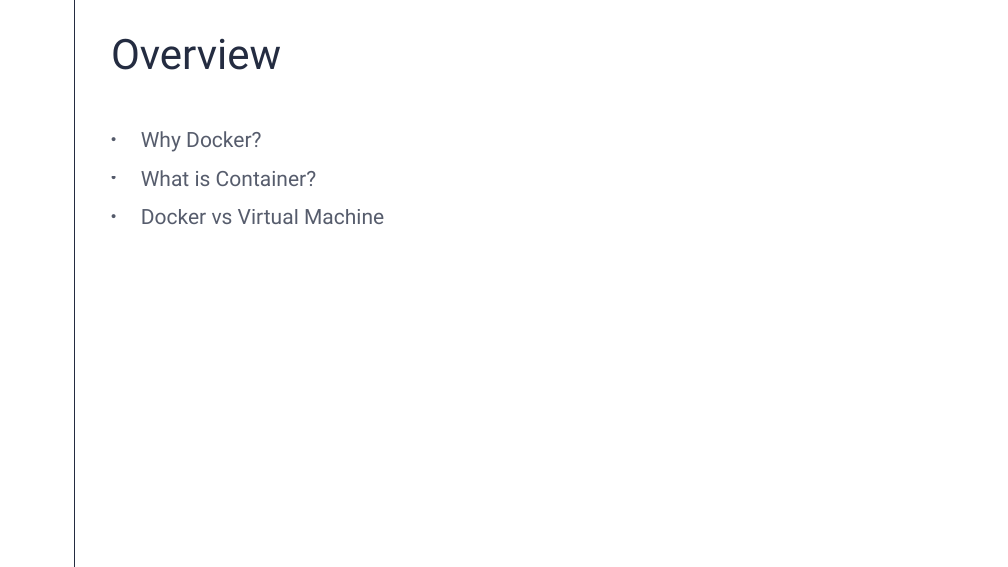
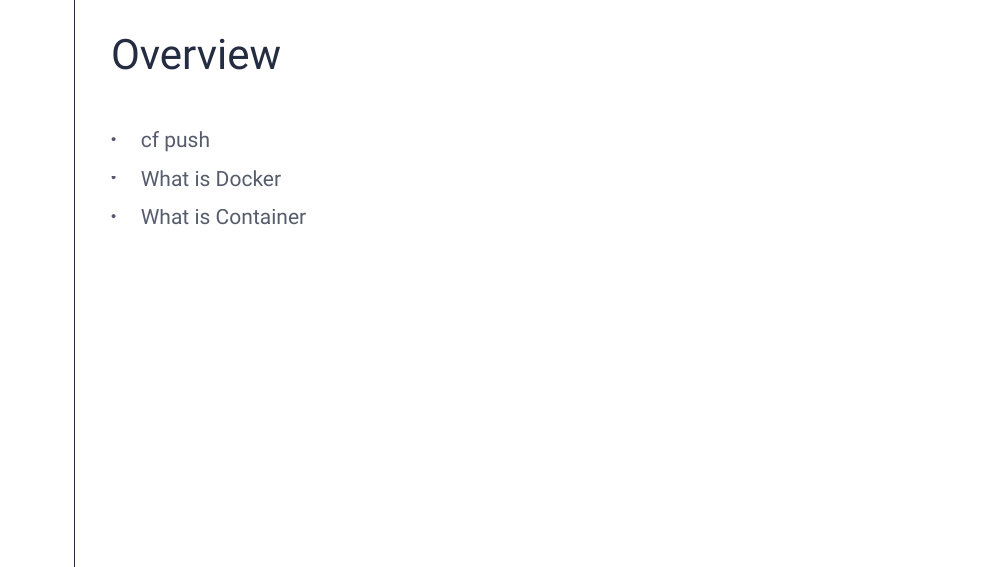
Before and after one commit to AbhilashBinkam/tech-stack-theory, a slide deck: slide 2 of Docker.pptx. Drawn at 1008x567 pixels with LibreOffice and Linux fonts; fonts in the diff are those of the drawing. Boxes give left, top, right and bottom in pixels: in the first picture for what was removed or moved away, otherwise in the second. Text is boxed around its words. In the diff, an @@ line names an element or a change of style, - is before the commit and + after.

Commit message:
Abhilash | modified the docker PPT

```diff
--- a/Docker.pptx
+++ b/Docker.pptx
@@ text at box(141, 131, 307, 224): text changed @@
-• Why Docker?
-• What is Container?
-• Docker vs Virtual Machine
+• cf push
+• What is Docker
+• What is Container
```
Also in this commit, not shown: 1 other slide changed, 4 slides added, 1 slide removed.
